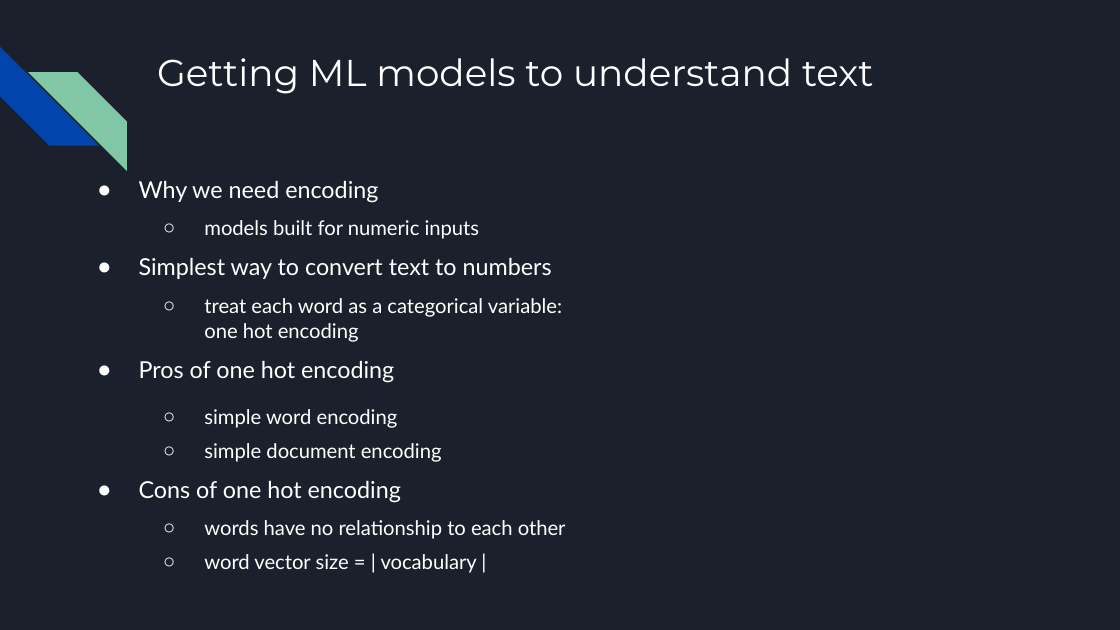
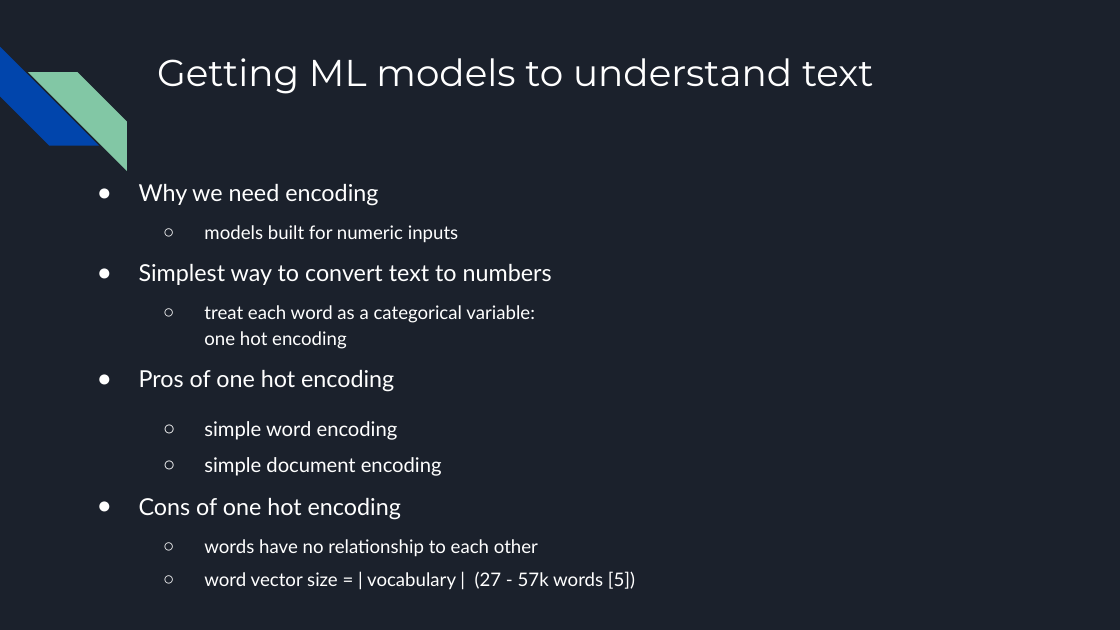
Before and after one commit to MichaelSzczepaniak/WordEmbeddings, a slide deck: slide 8 of word_embeddings_30min.odp. Drawn at 1120x630 pixels with LibreOffice and Linux fonts; fonts in the diff are those of the drawing. Boxes give left, top, right and bottom in pixels: in the first picture for what was removed or moved away, otherwise in the second. Text is boxed around its words. In the diff, an @@ line names an element or a change of style, - is before the commit and + after.

```diff
--- a/word_embeddings_30min.odp
+++ b/word_embeddings_30min.odp
@@ text at box(139, 184, 552, 557): size 13 to 12 pt in "models built for numeric inputs", "treat each word as a categorical variable: ...", "words have no relationship to each other"; line spacing 1.05 to 1.15; line spacing 1.4 to 1.5 @@
@@ text at box(204, 571, 635, 590): text changed; size 13 to 12 pt @@
-  ○ word vector size = | vocabulary |
+  ○ word vector size = | vocabulary | (27 - 57k words [5])
```
Also in this commit, not shown: 1 other slide changed, 4 slides added, 3 slides removed.
